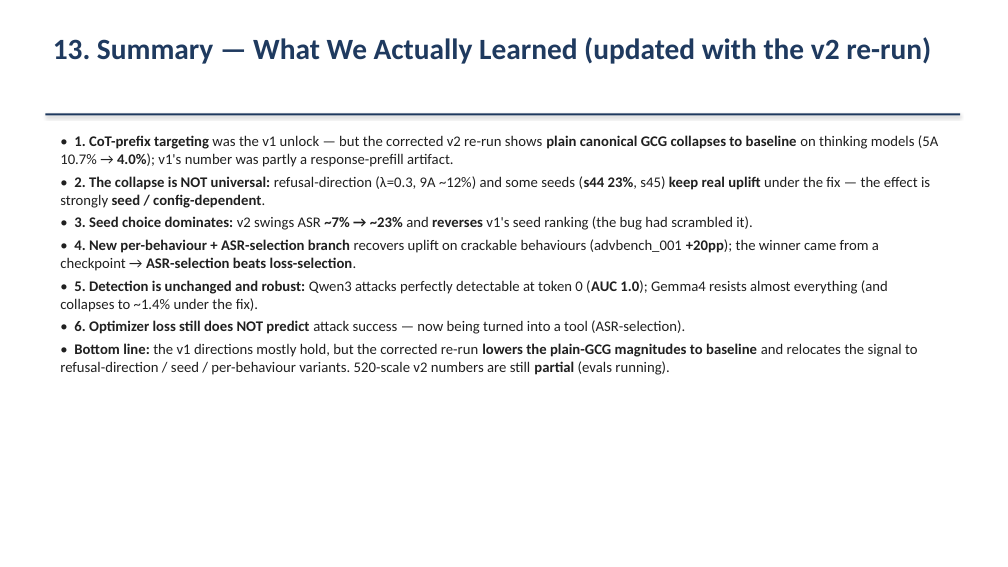
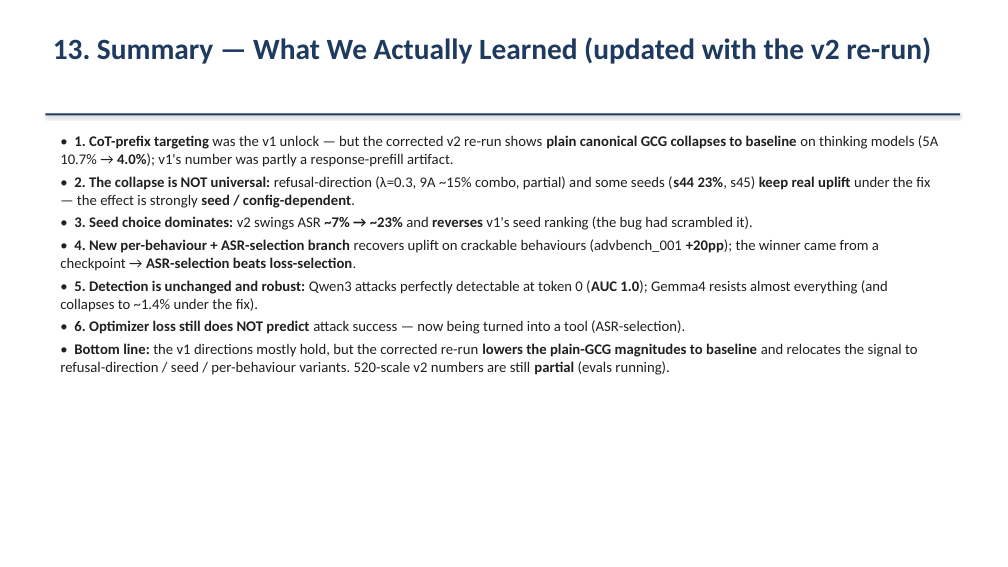
Before and after one commit to omeryosef7/teza_first_poc_with_mahmood, a slide deck: slide 27 of GCG_Summary_for_Mahmood_2026-07-19_with_examples.pptx (slide 24 before the commit). Drawn at 1008x567 pixels with LibreOffice and Linux fonts; fonts in the diff are those of the drawing. Boxes give left, top, right and bottom in pixels: in the first picture for what was removed or moved away, otherwise in the second. Text is boxed around its words. In the diff, an @@ line names an element or a change of style, - is before the commit and + after.

```diff
--- a/GCG_Summary_for_Mahmood_2026-07-19_with_examples.pptx
+++ b/GCG_Summary_for_Mahmood_2026-07-19_with_examples.pptx
@@ text at [74, 176, 930, 208]: text changed @@
-• 2. The collapse is NOT universal: refusal-direction (λ=0.3, 9A ~12%) and some seeds (s44 23%, s45) keep real uplift under the fix — the effect is strongly seed / config-dependent.
+• 2. The collapse is NOT universal: refusal-direction (λ=0.3, 9A ~15% combo, partial) and some seeds (s44 23%, s45) keep real uplift under the fix — the effect is strongly seed / config-dependent.
```
Also in this commit, not shown: 7 other slides changed, 3 slides added, 1 other file.
